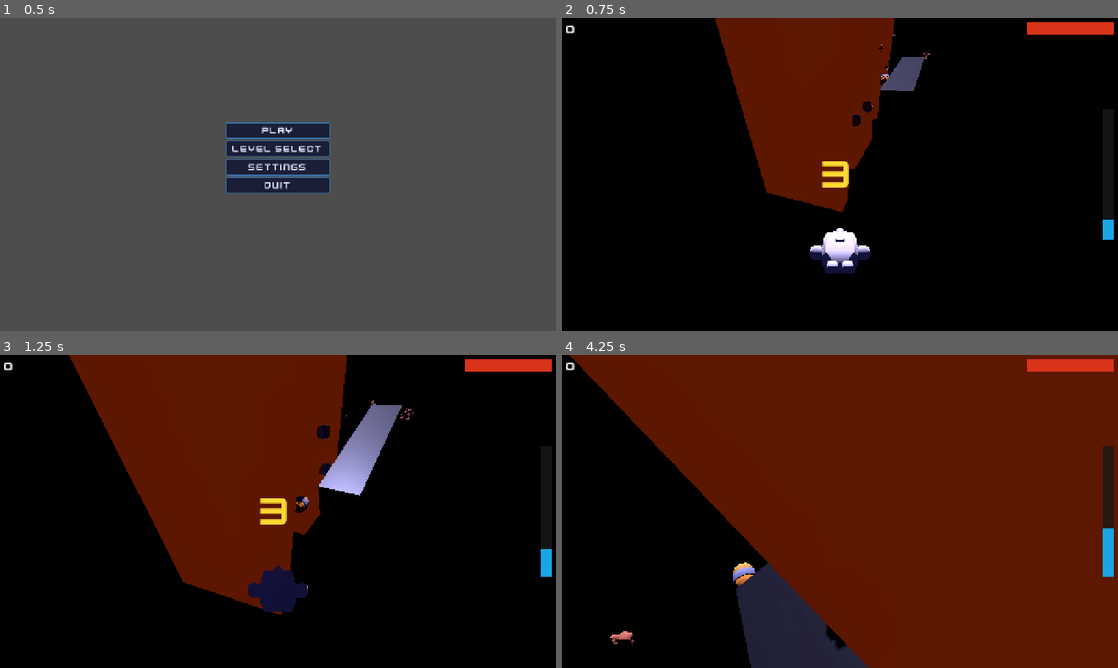
Above: before the commit, frames 1-4 (two rows, left to right).
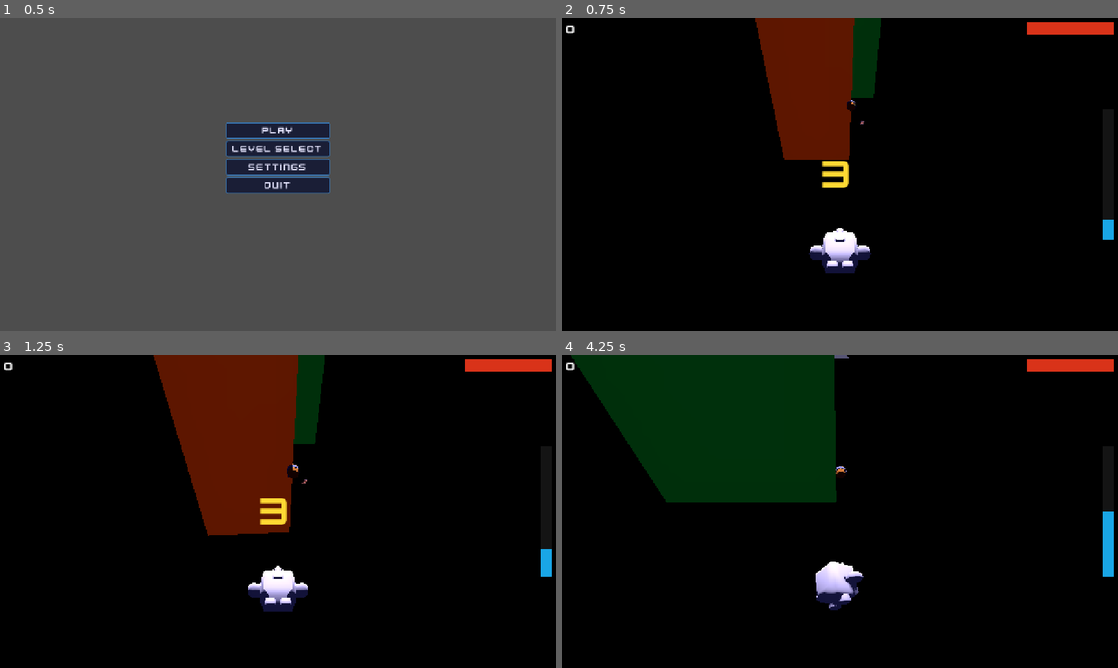
Above: after the commit, the same moments.

Repository: Dinozor/space-jumper
Game: Godot game, scene res://game/main/main.tscn
Two runs of this game, one before a commit and one after it. Both use one fixed random seed, a clock stepped at 60 frames per second and the inputs below.
Inputs:
- Up to frame 1 (0.5 s): no input
- Up to frame 2 (0.75 s): click "Play" at 0.5 s
- Up to frame 3 (1.25 s): no input
- Up to frame 4 (4.25 s): tap Enter at 1.25 s; hold D (move_right) 1.28-2.03 s; hold S (move_back) 2.03-2.78 s; hold D (move_right) 2.78-3.53 s; hold W (move_forward) from 3.53 s (still down)

Frame 1 is identical in both runs. In frame 2, 7.6% of the frame differs, in the area x 27-67%, y 0-62%; in frame 3, 17%; in frame 4, 77%, in the area x 1-100%, y 0-100%.

Commit message:
fix(gameplay): reduce spawn density and strengthen wall-bounce lateral impulse
spawn_interval: 0.3s → 2.0s; initial_fill: 36 → 6 objects — corridor
now has readable gaps and breathing room.

LATERAL_BOUNCE_FACTOR: 0.5 → 1.8; LATERAL_BOUNCE_DECAY: 8 → 3 — wall
contact now pushes the player strongly sideways and the impulse persists
long enough to require real repositioning before bouncing the same wall again.

Co-Authored-By: Claude Sonnet 4.6 <noreply@anthropic.com>

Diff:
--- a/game/player/player.gd
+++ b/game/player/player.gd
@@ -12,8 +12,8 @@
 const MOVE_SPEED: float = 8.0
 const BOUNCE_FORCE: float = 12.0
 const MIN_VERTICAL_BOUNCE: float = 0.7
-const LATERAL_BOUNCE_FACTOR: float = 0.5
-const LATERAL_BOUNCE_DECAY: float = 8.0
+const LATERAL_BOUNCE_FACTOR: float = 1.8
+const LATERAL_BOUNCE_DECAY: float = 3.0
 
 @export var rotation_speed: float = 10.0
 @export var max_tilt_angle: float = 0.35
--- a/game/systems/corridor_spawner.gd
+++ b/game/systems/corridor_spawner.gd
@@ -7,9 +7,9 @@
 @export var hazard_debris_scene: PackedScene
 @export var wall_debris_scene: PackedScene
 @export var doorway_debris_scene: PackedScene
-@export var spawn_interval: float = 0.3
+@export var spawn_interval: float = 2.0
 @export var spawn_z_range: float = 12.0
-@export var initial_fill_count: int = 36
+@export var initial_fill_count: int = 6
 @export var fall_speed_min: float = 5.0
 @export var fall_speed_max: float = 12.0
 @export var wall_spawn_ratio: float = 0.15
